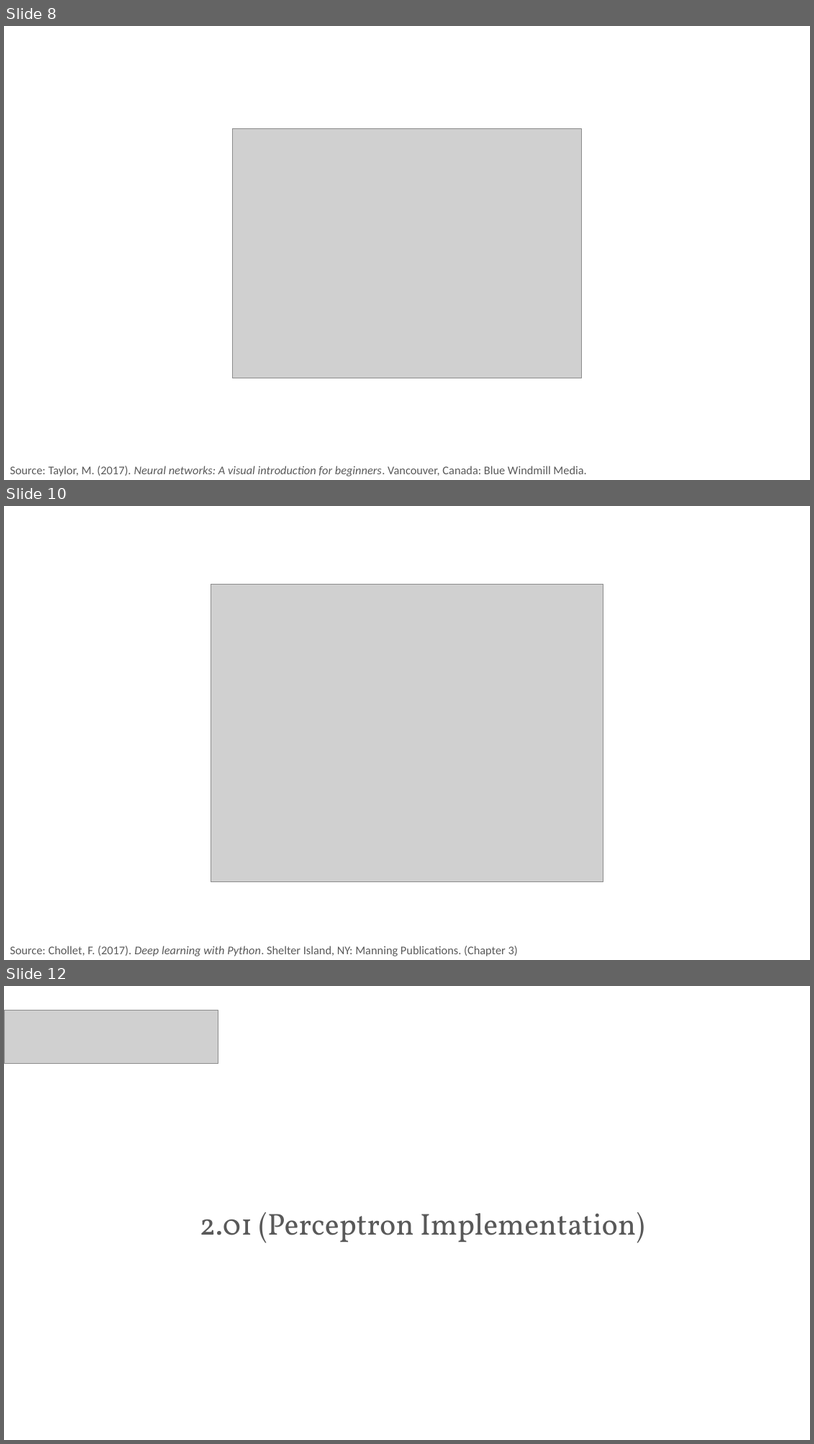
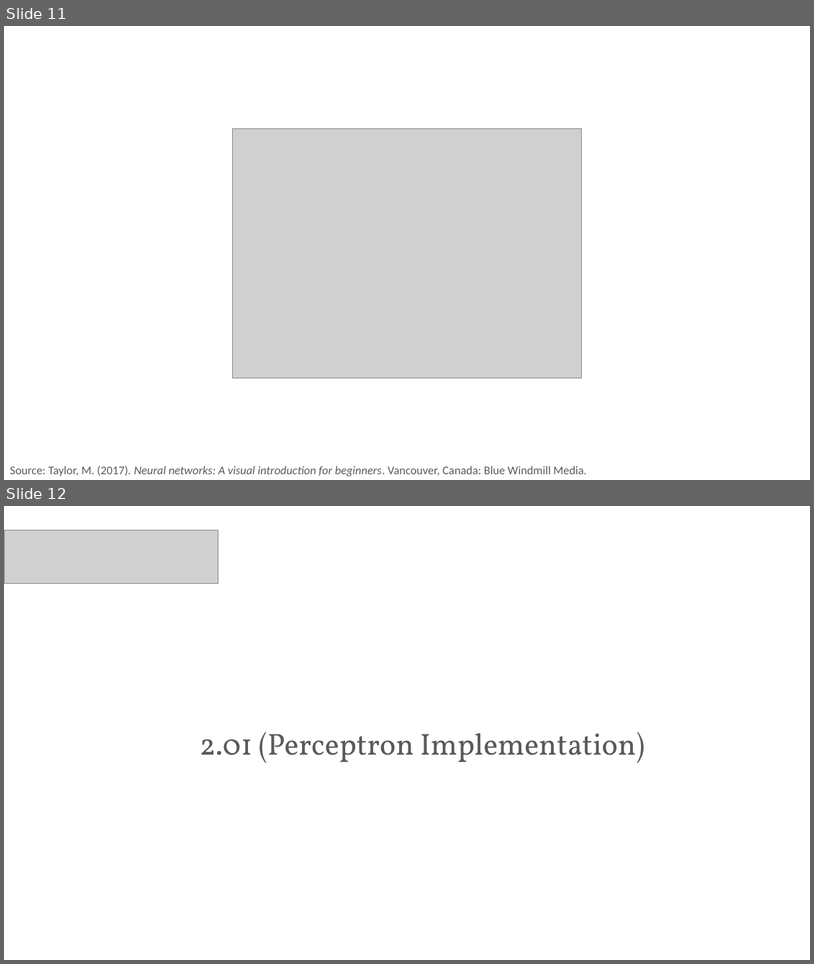
Before and after one commit to PracticumAI-Test/deep_learning, a slide deck: dl_neural_anatomy.pptx. Shown one above the other, each under a label of ours: slides 8, 10 and 12 before the commit, slides 11 and 12 after it; the slides between them are not shown. The pictures are 814x1444 and 814x964 pixels, drawn with LibreOffice and Linux fonts; fonts in the diff are those of the drawing; grey boxes stand for pictures. Boxes give left, top, right and bottom in pixels: in the first picture for what was removed or moved away, otherwise in the second. Text is boxed around its words. In the diff, an @@ line names an element or a change of style, - is before the commit and + after.

```diff
--- a/dl_neural_anatomy.pptx
+++ b/dl_neural_anatomy.pptx
@@ slide 10 removed at bbox=[4, 506, 810, 960], background #FFFFFF @@
@@ picture removed at bbox=[211, 584, 604, 883] @@
@@ text removed at bbox=[10, 945, 518, 956] @@
-Source: Chollet, F. (2017). Deep learning with Python. Shelter Island, NY: Manning Publications. (Chapter 3)
@@ what was slide 8 is now slide 11 @@
```
Also in this commit, not shown: 2 slides changed, 7 slides added, 5 other slides removed, 5 other files.
